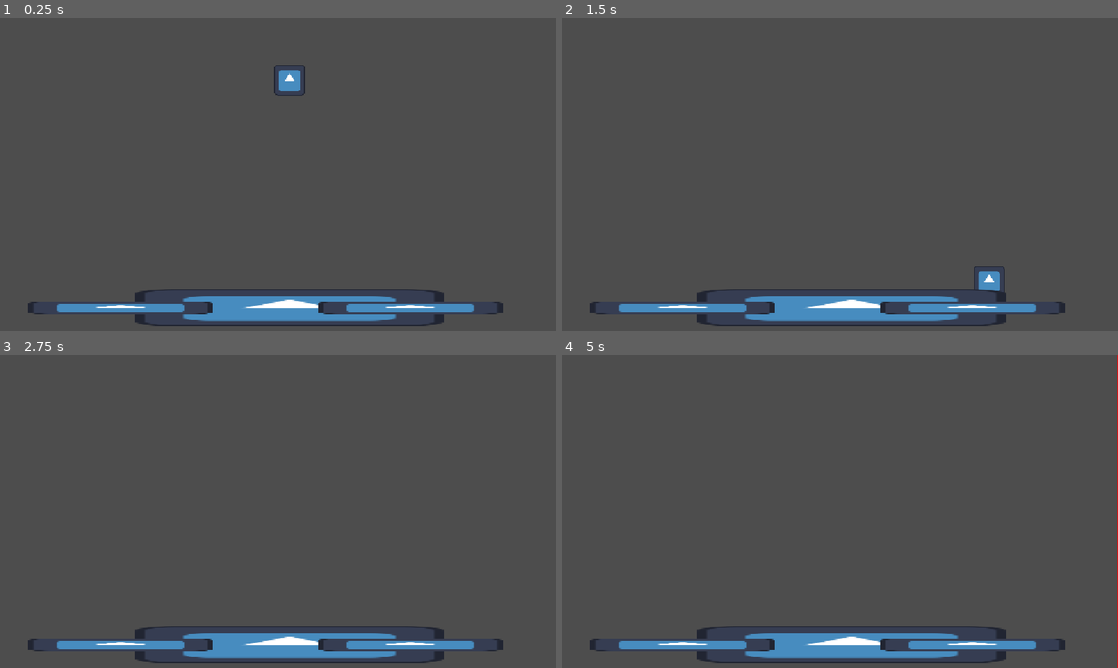
Above: before the commit, frames 1-4 (two rows, left to right).
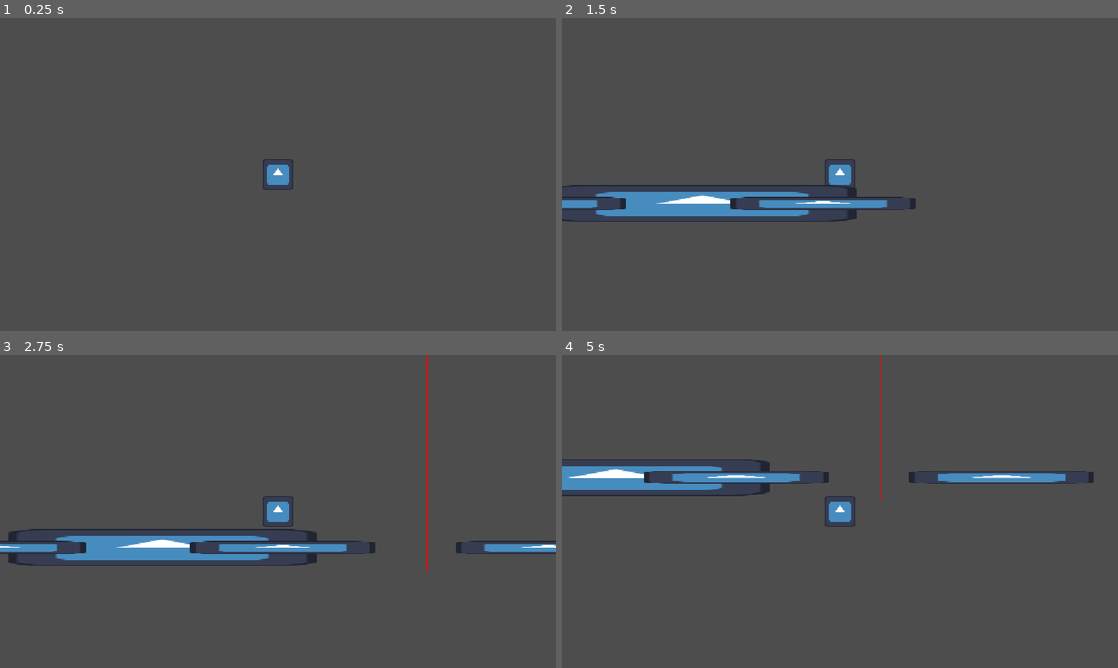
Above: after the commit, the same moments.

Repository: garegDoor/TomatoTamato
Game: Godot game, scene res://level_gen_test.tscn
Two runs of this game, one before a commit and one after it. Both use one fixed random seed, a clock stepped at 60 frames per second and the inputs below. The project has no main scene, so this scene is started directly. The engine's default icon, where the game draws it, is replaced by a stand-in: a white triangle on a blue panel in a dark square.
Inputs:
- Up to frame 1 (0.25 s): no input
- Up to frame 2 (1.5 s): hold Right (ui_right) from 0.53 s (still down); tap Up (ui_up) at 0.77 s
- Up to frame 3 (2.75 s): tap Up (ui_up) at 1.52 s; release Right (ui_right) at 2.03 s; hold Left (ui_left) from 2.03 s (still down)
- Up to frame 4 (5 s): release Left (ui_left) at 2.78 s; hold Right (ui_right) 2.78-4.28 s; tap Up (ui_up) at 3.02, 3.77, 4.52 s; hold Left (ui_left) from 4.28 s (still down)

The runs differ from the first frame. In frame 1, 5.1% of the frame differs, in the area x 5-91%, y 15-99%; in frame 2, 8.8%; in frame 3, 9.4%, in the area x 0-100%, y 0-99%; in frame 4, 8.6%.

Commit message:
updated margin + jumpheight and made camera follow character for the time being

Diff:
--- a/tomato-tamato/level_gen_test.tscn
+++ b/tomato-tamato/level_gen_test.tscn
@@ -8,11 +8,13 @@
 [sub_resource type="CapsuleShape2D" id="CapsuleShape2D_c21mv"]
 
 [sub_resource type="RectangleShape2D" id="RectangleShape2D_c21mv"]
+size = Vector2(25.44, 20)
 
 [node name="LevelGenTest" type="Node2D" unique_id=1446525162 node_paths=PackedStringArray("playerCharacter")]
 script = ExtResource("1_utvj2")
 playerCharacter = NodePath("Test Player")
 templates = Array[PackedScene]([ExtResource("2_d2wjo")])
+margin = 100.0
 
 [node name="Test Player" type="CharacterBody2D" parent="." unique_id=1746605111]
 position = Vector2(600, 100)
@@ -28,6 +30,8 @@
 scale = Vector2(0.5, 0.5)
 texture = ExtResource("2_uok1l")
 
+[node name="Camera2D" type="Camera2D" parent="Test Player" unique_id=49117295]
+
 [node name="Floor" type="StaticBody2D" parent="." unique_id=1470338649]
 position = Vector2(600, 600)
 scale = Vector2(25, 3)
@@ -35,6 +39,7 @@
 collision_mask = 0
 
 [node name="CollisionShape2D" type="CollisionShape2D" parent="Floor" unique_id=562659404]
+position = Vector2(-0.040000916, 0)
 shape = SubResource("RectangleShape2D_c21mv")
 
 [node name="Sprite2D" type="Sprite2D" parent="Floor" unique_id=797335148]
--- a/tomato-tamato/level_template_1.tscn
+++ b/tomato-tamato/level_template_1.tscn
@@ -5,6 +5,7 @@
 [ext_resource type="Script" uid="uid://dmmc1me08m5ai" path="res://template_end_of_level_line.gd" id="3_14r6o"]
 
 [sub_resource type="RectangleShape2D" id="RectangleShape2D_13cnh"]
+size = Vector2(24.933334, 20)
 
 [node name="Level Template 1" type="Node2D" unique_id=1658548185]
 script = ExtResource("1_13cnh")
--- a/tomato-tamato/levelgentestplayer.gd
+++ b/tomato-tamato/levelgentestplayer.gd
@@ -2,7 +2,7 @@
 
 
 const SPEED = 300.0
-const JUMP_VELOCITY = -400.0
+const JUMP_VELOCITY = -600.0
 
 
 func _physics_process(delta: float) -> void:
